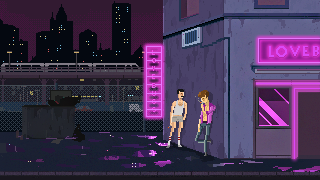
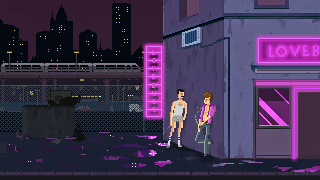
Comparing the layer stacks of the two w=320, h=180 images. Changes:
added layer "Layer 11" above "controlledanim(intro_ray)" over (197, 126, 211, 154)
showed "0a", painted on it over (192, 88, 216, 154)
hid "1b", painted on it over (195, 90, 216, 154)
